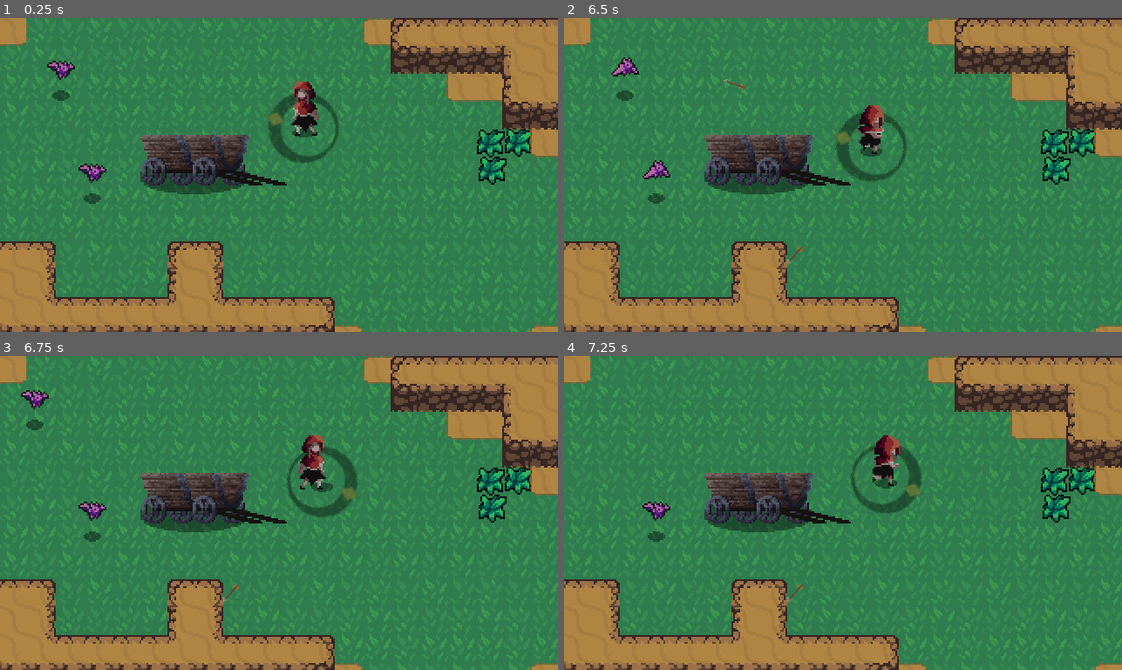
Above: before the commit, frames 1-4 (two rows, left to right).
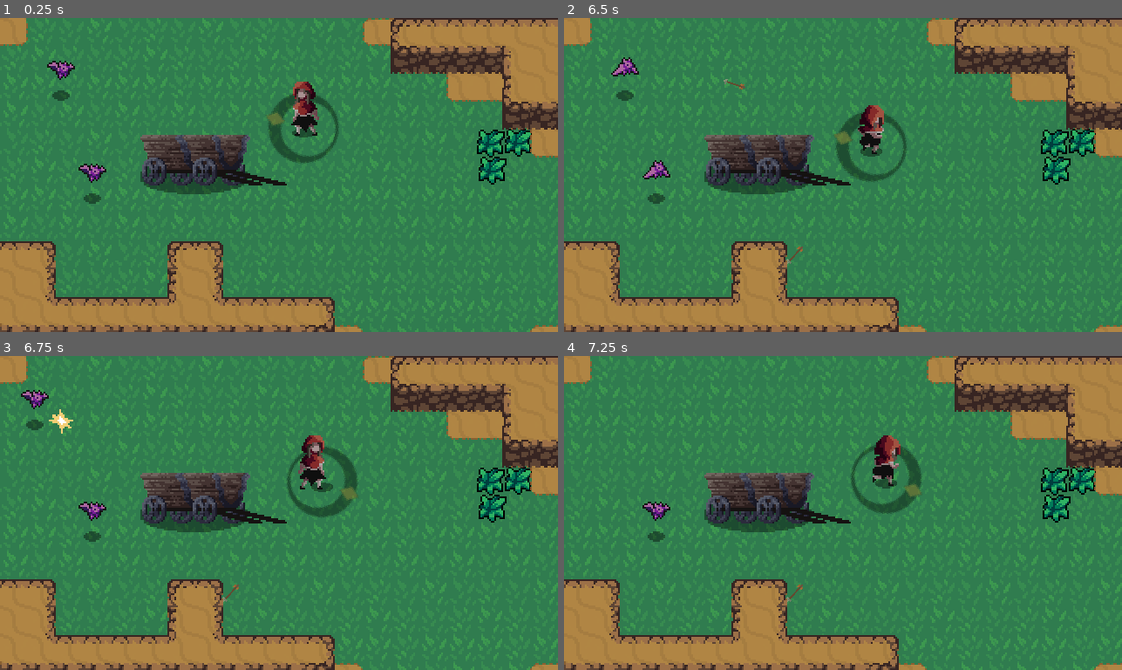
Above: after the commit, the same moments.

Repository: 2BytesGoat/godot-games
Game: Godot game, scene res://World/World.tscn
Two runs of this game, one before a commit and one after it. Both use one fixed random seed, a clock stepped at 60 frames per second and the inputs below.
Inputs (mouse positions are in pixels of both pictures, inside the frame that each line leads up to):
- Up to frame 1 (0.25 s): no input
- Up to frame 2 (6.5 s): move the mouse to (965, 159) at 0.52 s; hold Right (ui_right) 0.53-1.28 s; click (965, 159) at 0.6 s; move the mouse to (731, 190) at 1.27 s; hold Down (ui_down) 1.28-2.03 s; right-click (731, 190) at 1.35 s; move the mouse to (898, 105) at 2.02 s; hold Right (ui_right) 2.03-2.78 s; click (898, 105) at 2.1 s; move the mouse to (815, 237) at 2.77 s; hold Up (ui_up) 2.78-3.53 s; right-click (815, 237) at 2.85 s; move the mouse to (1010, 222) at 3.52 s; hold Left (ui_left) 3.53-5.03 s; click (1010, 222) at 3.6 s; move the mouse to (675, 127) at 4.27 s; right-click (675, 127) at 4.35 s; move the mouse to (870, 175) at 5.02 s; hold Down (ui_down) 5.03-5.78 s; click (870, 175) at 5.1 s; move the mouse to (759, 96) at 5.77 s; hold Right (ui_right) from 5.78 s (still down); right-click (759, 96) at 5.85 s
- Up to frame 3 (6.75 s): move the mouse to (401, 497) at 6.52 s; release Right (ui_right) at 6.53 s; hold Up (ui_up) from 6.53 s (still down); click (401, 497) at 6.6 s
- Up to frame 4 (7.25 s): keep holding Up (ui_up)

Frames 1-2 are identical in both runs. In frame 3, 0.1% of the frame differs, in the area x 8-14%, y 16-25%; in frame 4, nothing differs.

Commit message:
Add hit effect and basic enemy AI

Diff:
--- /dev/null
+++ b/hearthbeast_with_a_twist/Boxes/HurtBox.gd
@@ -0,0 +1,12 @@
+extends Area2D
+
+const HitEffect = preload("res://Effects/HitEffect.tscn")
+
+export(bool) var showHit = true
+
+func _on_HurtBox_area_entered(_area):
+	if showHit:
+		var effect = HitEffect.instance()
+		var main = get_tree().current_scene
+		main.add_child(effect)
+		effect.global_position = global_position
--- a/hearthbeast_with_a_twist/Boxes/HurtBox.tscn
+++ b/hearthbeast_with_a_twist/Boxes/HurtBox.tscn
@@ -1,7 +1,11 @@
-[gd_scene format=2]
+[gd_scene load_steps=2 format=2]
+
+[ext_resource path="res://Boxes/HurtBox.gd" type="Script" id=1]
 
 [node name="HurtBox" type="Area2D"]
 collision_layer = 0
 collision_mask = 0
+script = ExtResource( 1 )
 
 [node name="CollisionShape2D" type="CollisionShape2D" parent="."]
+[connection signal="area_entered" from="." to="." method="_on_HurtBox_area_entered"]
--- a/hearthbeast_with_a_twist/Effects/Effect.gd
+++ b/hearthbeast_with_a_twist/Effects/Effect.gd
@@ -2,7 +2,7 @@
 
 # Called when the node enters the scene tree for the first time.
 func _ready():
-	self.connect("animation_finished", self, "_on_animation_finished")
+	connect("animation_finished", self, "_on_animation_finished")
 	play("Animate")
 
 func _on_animation_finished():
--- /dev/null
+++ b/hearthbeast_with_a_twist/Effects/HitEffect.tscn
@@ -0,0 +1,26 @@
+[gd_scene load_steps=6 format=2]
+
+[ext_resource path="res://Effects/HitEffect.png" type="Texture" id=1]
+[ext_resource path="res://Effects/Effect.gd" type="Script" id=2]
+
+[sub_resource type="AtlasTexture" id=1]
+atlas = ExtResource( 1 )
+region = Rect2( 0, 0, 24, 24 )
+
+[sub_resource type="AtlasTexture" id=2]
+atlas = ExtResource( 1 )
+region = Rect2( 24, 0, 24, 24 )
+
+[sub_resource type="SpriteFrames" id=3]
+animations = [ {
+"frames": [ SubResource( 1 ), SubResource( 2 ) ],
+"loop": true,
+"name": "Animate",
+"speed": 15.0
+} ]
+
+[node name="HitEffect" type="AnimatedSprite"]
+frames = SubResource( 3 )
+animation = "Animate"
+offset = Vector2( 0, -8 )
+script = ExtResource( 2 )
--- a/hearthbeast_with_a_twist/Enemies/Bat.gd
+++ b/hearthbeast_with_a_twist/Enemies/Bat.gd
@@ -1,14 +1,49 @@
 extends KinematicBody2D
 
-const FRICTION = 200
+export var ACCELERATION = 300
+export var MAX_SPEED = 50
+export var FRICTION = 200
+
+enum {
+	IDLE,
+	WANDER,
+	CHASE
+}
+
 const EnemyDeathEffect = preload("res://Effects/EnemyDeathEffect.tscn")
 
+var state = IDLE
+var velocity = Vector2.ZERO
 var knockback = Vector2.ZERO
+
 onready var stats = $Stats
+onready var sprite = $BatAnimatedSprite
+onready var playerDetectionZone = $PlayerDetectionZone
 
 func _physics_process(delta):
 	knockback = knockback.move_toward(Vector2.ZERO, FRICTION * delta)
 	knockback = move_and_slide(knockback)
+
+	match state:
+		IDLE:
+			velocity = velocity.move_toward(Vector2.ZERO, FRICTION*delta)
+			seek_player()
+		WANDER:
+			pass
+		CHASE:
+			var player = playerDetectionZone.player
+			if player != null:
+				var direction = (player.global_position - global_position).normalized()
+				velocity = velocity.move_toward(direction * MAX_SPEED, ACCELERATION * delta)
+				sprite.flip_h = velocity.x < 0
+			else:
+				state = IDLE
+
+	velocity = move_and_slide(velocity)
+
+func seek_player():
+	if playerDetectionZone.can_see_player():
+		state = CHASE
 
 func _on_HurtBox_area_entered(area):
 	knockback = area.knockback_vector * 150
--- a/hearthbeast_with_a_twist/Enemies/Bat.tscn
+++ b/hearthbeast_with_a_twist/Enemies/Bat.tscn
@@ -1,10 +1,11 @@
-[gd_scene load_steps=14 format=2]
+[gd_scene load_steps=16 format=2]
 
 [ext_resource path="res://Shadows/SmallShadow.png" type="Texture" id=1]
 [ext_resource path="res://Enemies/Bat.png" type="Texture" id=2]
 [ext_resource path="res://Boxes/HurtBox.tscn" type="PackedScene" id=3]
 [ext_resource path="res://Enemies/Bat.gd" type="Script" id=4]
 [ext_resource path="res://Stats.tscn" type="PackedScene" id=5]
+[ext_resource path="res://Enemies/PlayerDetectionZone.tscn" type="PackedScene" id=6]
 
 [sub_resource type="AtlasTexture" id=1]
 atlas = ExtResource( 2 )
@@ -41,6 +42,9 @@
 radius = 10.6828
 height = 6.5
 
+[sub_resource type="CircleShape2D" id=9]
+radius = 62.1363
+
 [node name="Bat" type="KinematicBody2D"]
 collision_layer = 0
 script = ExtResource( 4 )
@@ -67,7 +71,15 @@
 [node name="CollisionShape2D" parent="HurtBox" index="0"]
 position = Vector2( 0, -13 )
 shape = SubResource( 8 )
+
+[node name="PlayerDetectionZone" parent="." instance=ExtResource( 6 )]
+
+[node name="CollisionShape2D" parent="PlayerDetectionZone" index="0"]
+modulate = Color( 1, 1, 1, 0.317647 )
+shape = SubResource( 9 )
 [connection signal="no_health" from="Stats" to="." method="_on_Stats_no_health"]
 [connection signal="area_entered" from="HurtBox" to="." method="_on_HurtBox_area_entered"]
 
 [editable path="HurtBox"]
+
+[editable path="PlayerDetectionZone"]
--- /dev/null
+++ b/hearthbeast_with_a_twist/Enemies/PlayerDetectionZone.gd
@@ -0,0 +1,12 @@
+extends Area2D
+
+var player = null
+
+func can_see_player():
+	return player != null
+
+func _on_PlayerDetectionZone_body_entered(body):
+	player = body
+
+func _on_PlayerDetectionZone_body_exited(body):
+	player = null
--- /dev/null
+++ b/hearthbeast_with_a_twist/Enemies/PlayerDetectionZone.tscn
@@ -0,0 +1,12 @@
+[gd_scene load_steps=2 format=2]
+
+[ext_resource path="res://Enemies/PlayerDetectionZone.gd" type="Script" id=1]
+
+[node name="PlayerDetectionZone" type="Area2D"]
+collision_layer = 0
+collision_mask = 2
+script = ExtResource( 1 )
+
+[node name="CollisionShape2D" type="CollisionShape2D" parent="."]
+[connection signal="body_entered" from="." to="." method="_on_PlayerDetectionZone_body_entered"]
+[connection signal="body_exited" from="." to="." method="_on_PlayerDetectionZone_body_exited"]
--- a/hearthbeast_with_a_twist/Player/Player.tscn
+++ b/hearthbeast_with_a_twist/Player/Player.tscn
@@ -8,7 +8,7 @@
 [ext_resource path="res://Boxes/HitBox.tscn" type="PackedScene" id=6]
 
 [sub_resource type="CapsuleShape2D" id=1]
-radius = 11.25
+radius = 16.125
 height = 9.75
 
 [sub_resource type="CapsuleShape2D" id=2]
--- a/hearthbeast_with_a_twist/Projectiles/Arrow.gd
+++ b/hearthbeast_with_a_twist/Projectiles/Arrow.gd
@@ -26,11 +26,11 @@
 	knockback_vector = velocity.normalized()
 	set_physics_process(true)
 
-func _on_Arrow_body_entered(body): # hitting tilemap of environment
+func _on_Arrow_body_entered(_body): # hitting tilemap of environment
 	set_physics_process(false)
 	$CollisionShape2D.disabled = true
 
-func _on_Arrow_area_entered(area): # hitting an enemy
+func _on_Arrow_area_entered(_area): # hitting an enemy
 	queue_free()
 
 func _on_Autodestruct_timeout():
--- a/hearthbeast_with_a_twist/World/Grass.gd
+++ b/hearthbeast_with_a_twist/World/Grass.gd
@@ -7,6 +7,6 @@
 	get_parent().add_child(grass_effect)
 	grass_effect.global_position = global_position
 
-func _on_HurtBox_area_entered(area):
+func _on_HurtBox_area_entered(_area):
 	create_grass()
 	queue_free()
--- a/hearthbeast_with_a_twist/World/Grass.tscn
+++ b/hearthbeast_with_a_twist/World/Grass.tscn
@@ -16,6 +16,7 @@
 
 [node name="HurtBox" parent="." instance=ExtResource( 3 )]
 collision_layer = 2147483656
+showHit = false
 
 [node name="CollisionShape2D" parent="HurtBox" index="0"]
 position = Vector2( 8, 8 )
Binary file added: hearthbeast_with_a_twist/Effects/HitEffect.png
